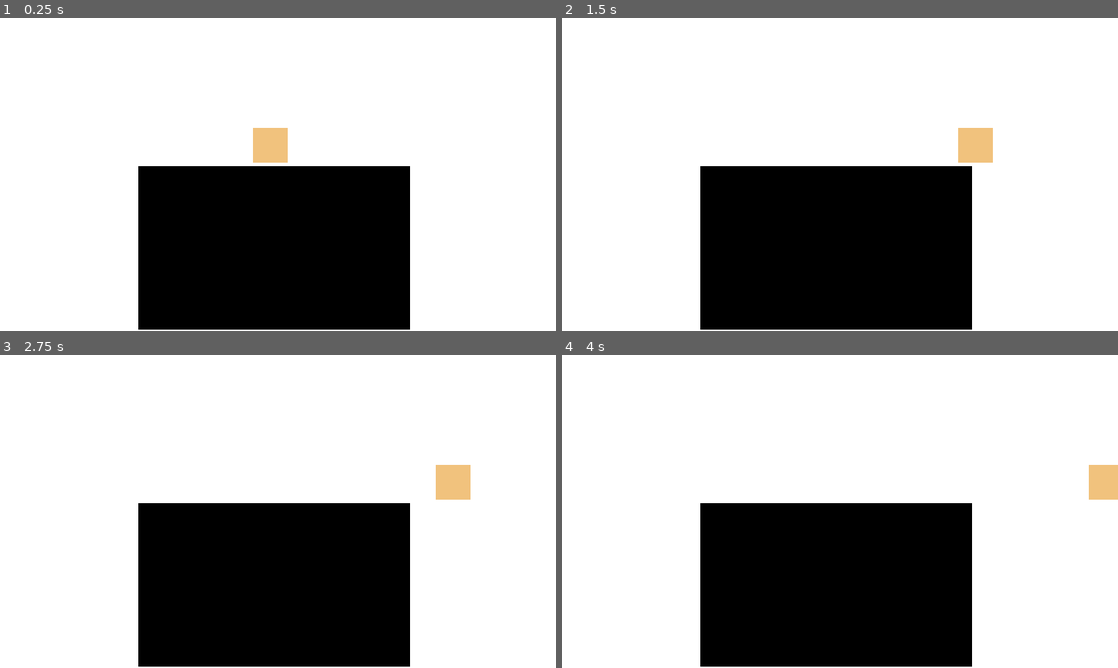
Above: before the commit, frames 1-4 (two rows, left to right).
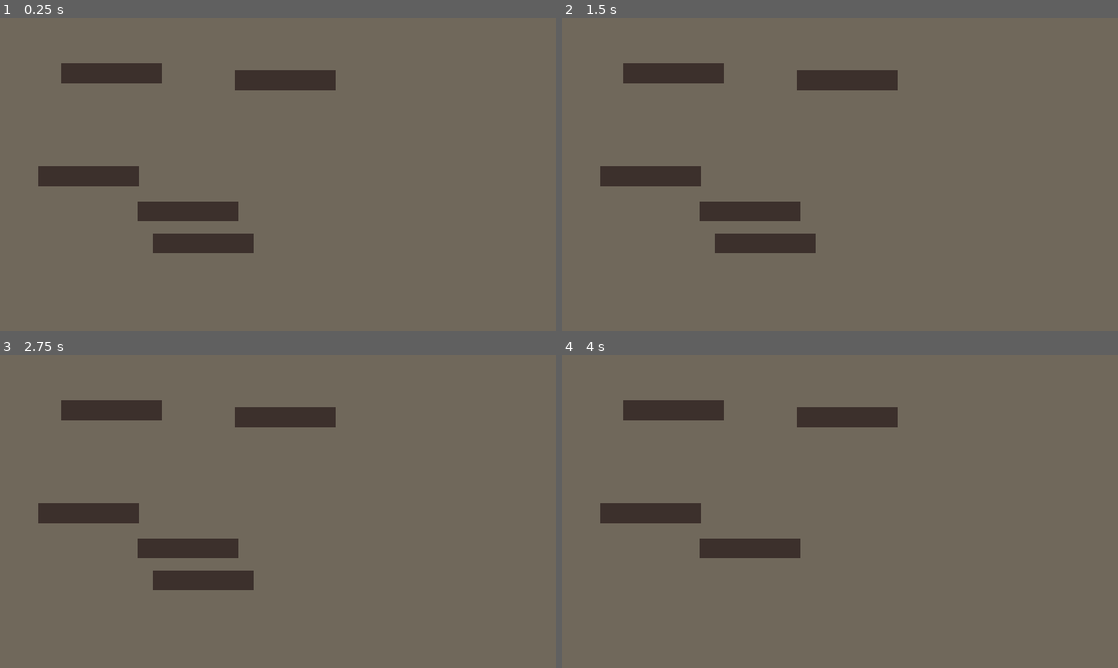
Above: after the commit, the same moments.

Repository: EthanPlant/LD56
Game: Godot game, scene res://scenes/main.tscn
The game is run twice, just before and just after one commit, with the same random seed, the same clock (stepped at 60 frames per second) and the same inputs.
Inputs (mouse positions are in pixels of both pictures, inside the frame that each line leads up to):
- Up to frame 1 (0.25 s): no input
- Up to frame 2 (1.5 s): tap Enter (ui_accept) at 0.5, 0.6, 0.77, 1.07 s; move the mouse to (962, 158) at 0.52 s; hold Right (ui_right) 0.53-1.28 s; click (962, 158) at 0.67 s; move the mouse to (728, 190) at 1.27 s; hold Left (ui_left) from 1.28 s (still down); click (728, 190) at 1.35 s
- Up to frame 3 (2.75 s): tap Enter (ui_accept) at 1.52, 1.55, 1.82, 2.1 s; move the mouse to (333, 442) at 2.02 s; release Left (ui_left) at 2.03 s; hold Right (ui_right) from 2.03 s (still down)
- Up to frame 4 (4 s): move the mouse to (812, 574) at 2.77 s; click (812, 574) at 2.85 s; tap Enter (ui_accept) at 3.02, 3.05, 3.32, 3.5, 3.6, 3.77 s; move the mouse to (1006, 558) at 3.52 s; release Right (ui_right) at 3.53 s; hold Left (ui_left) from 3.53 s (still down)

The runs differ from the first frame. In frame 1, 100% of the frame differs, in the area x 0-100%, y 0-100%; in frame 2, 100%; in frame 3, 100%; in frame 4, 100%.

Commit message:
Play with minigame

Diff:
--- /dev/null
+++ b/scenes/minigames/play_with/play_with.tscn
@@ -0,0 +1,26 @@
+[gd_scene load_steps=2 format=3 uid="uid://8ikwhb3o314h"]
+
+[ext_resource type="Script" path="res://scripts/minigames/play_with/play_with.gd" id="1_4m4m6"]
+
+[node name="PlayWith" type="Node2D"]
+script = ExtResource("1_4m4m6")
+
+[node name="ColorRect" type="ColorRect" parent="."]
+custom_minimum_size = Vector2(640, 360)
+offset_right = 40.0
+offset_bottom = 40.0
+
+[node name="ColorRect2" type="ColorRect" parent="."]
+offset_left = 316.0
+offset_top = 224.0
+offset_right = 496.0
+offset_bottom = 356.0
+color = Color(0, 0, 0, 1)
+
+[node name="Wand" type="ColorRect" parent="."]
+offset_left = 72.0
+offset_top = 100.0
+offset_right = 95.0
+offset_bottom = 258.0
+rotation = -1.00785
+color = Color(0.54942, 0.369326, 1, 1)
--- a/scripts/minigames/minigame_player.gd
+++ b/scripts/minigames/minigame_player.gd
@@ -1,6 +1,6 @@
 extends Node2D
 
-var _minigames = ["feed_cats", "clean_litter", "pet_cat"]
+var _minigames = ["feed_cats", "clean_litter", "pet_cat", "play_with"]
 var _current_game
 
 func _ready() -> void:
--- /dev/null
+++ b/scripts/minigames/play_with/play_with.gd
@@ -0,0 +1,19 @@
+extends Minigame
+
+@export var wand_speed = 500
+var _score
+var _wand_max
+var _wand_min
+
+func _ready() -> void:
+    super()
+    _score = 0
+    _wand_max = $Wand.position.y - 500
+    _wand_min = $Wand.position.y + 500
+
+func _process(delta) -> void:
+    if Input.is_action_just_pressed("ui_accept"):
+        _score += 1
+        var new_y = $Wand.position.y + (wand_speed * delta * (1 if _score % 2 == 0 else -1))
+        new_y = clamp(new_y, _wand_max, _wand_min)
+        $Wand.position.y = new_y
